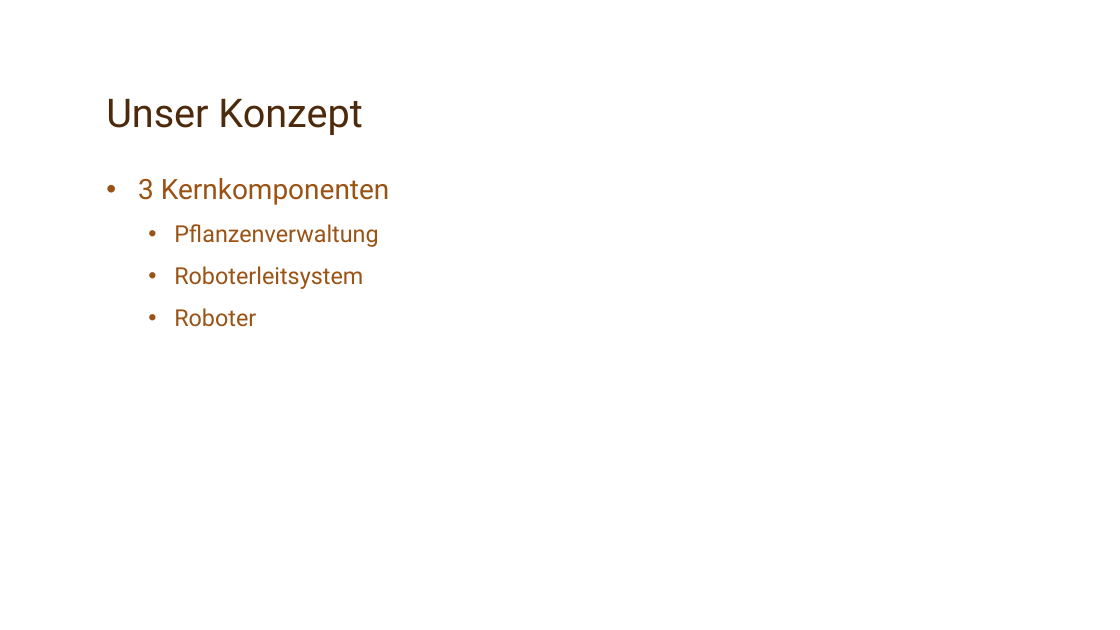
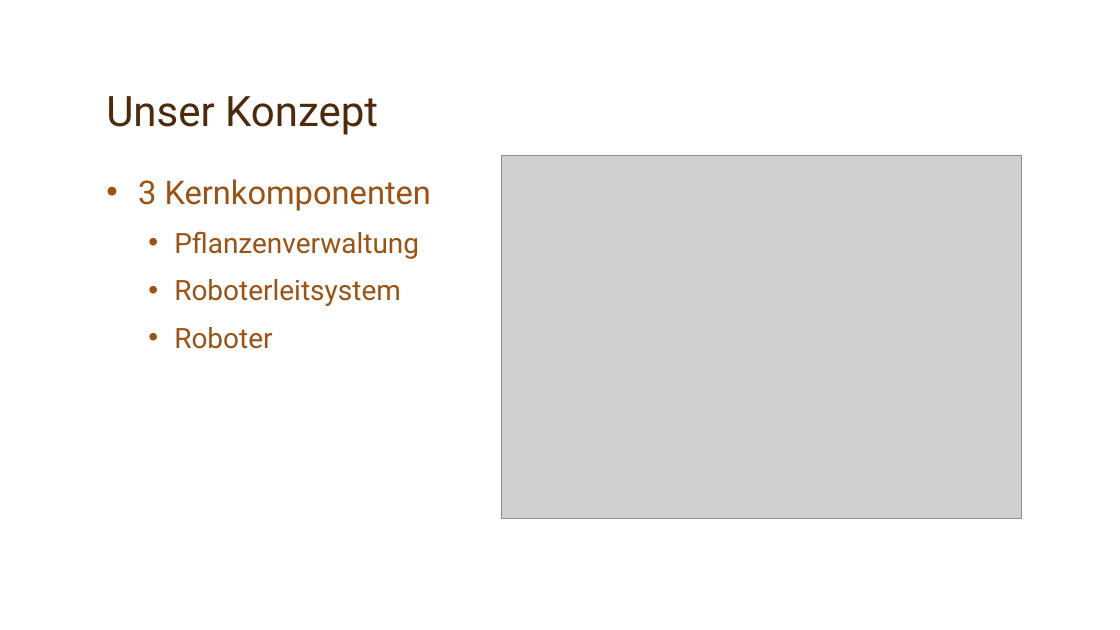
Before and after one commit to Sunkua/AutonomesGewaechshausSimulation, a slide deck: slide 5 of 1-Präsentation/Pausengruppe_Präsentation.pptx. Drawn at 1120x630 pixels with LibreOffice and Linux fonts; fonts in the diff are those of the drawing; grey boxes stand for pictures; background and template pictures are left out. Boxes give left, top, right and bottom in pixels: in the first picture for what was removed or moved away, otherwise in the second. Text is boxed around its words. In the diff, an @@ line names an element or a change of style, - is before the commit and + after.

Commit message:
Update Präsentation

```diff
--- a/1-Präsentation/Pausengruppe_Präsentation.pptx
+++ b/1-Präsentation/Pausengruppe_Präsentation.pptx
@@ title "Unser Konzept" at (106,96,378,135): size 34 to 36 pt @@
@@ text "3 Kernkomponenten" at (138,179,431,349): size 24 to 28 pt in "3 Kernkomponenten"; size 20 to 24 pt in "Pflanzenverwaltung", "Roboterleitsystem", "Roboter" @@
@@ picture added at (502,155,1023,518) @@
```
Also in this commit, not shown: 1 other slide changed, 1 slide added.
